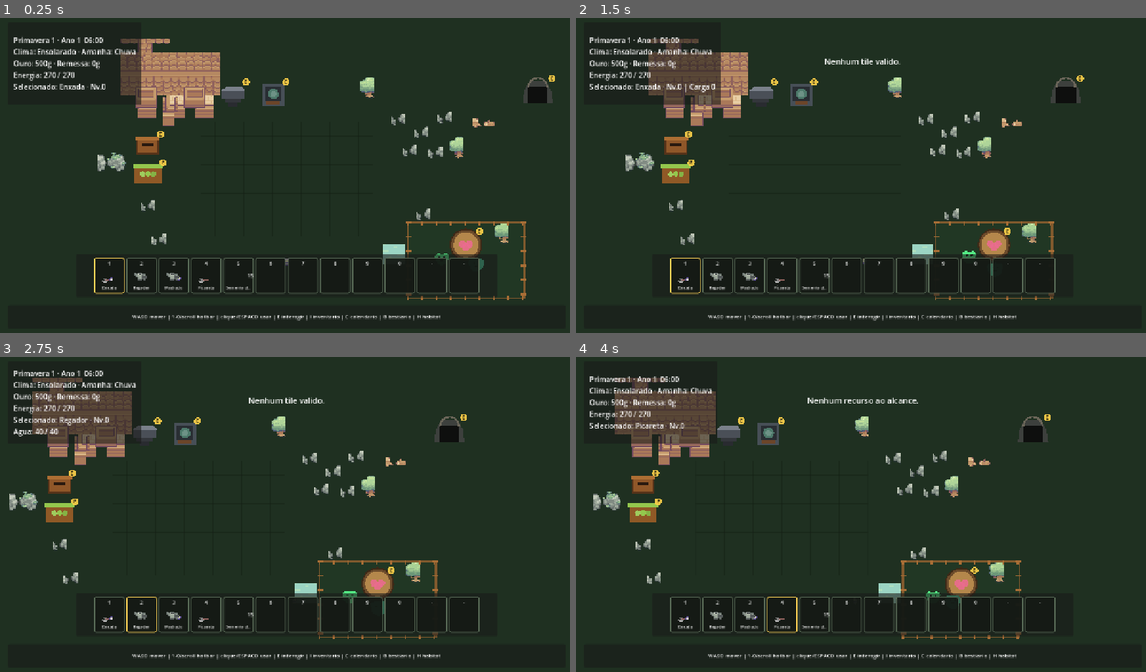
Above: before the commit, frames 1-4 (two rows, left to right).
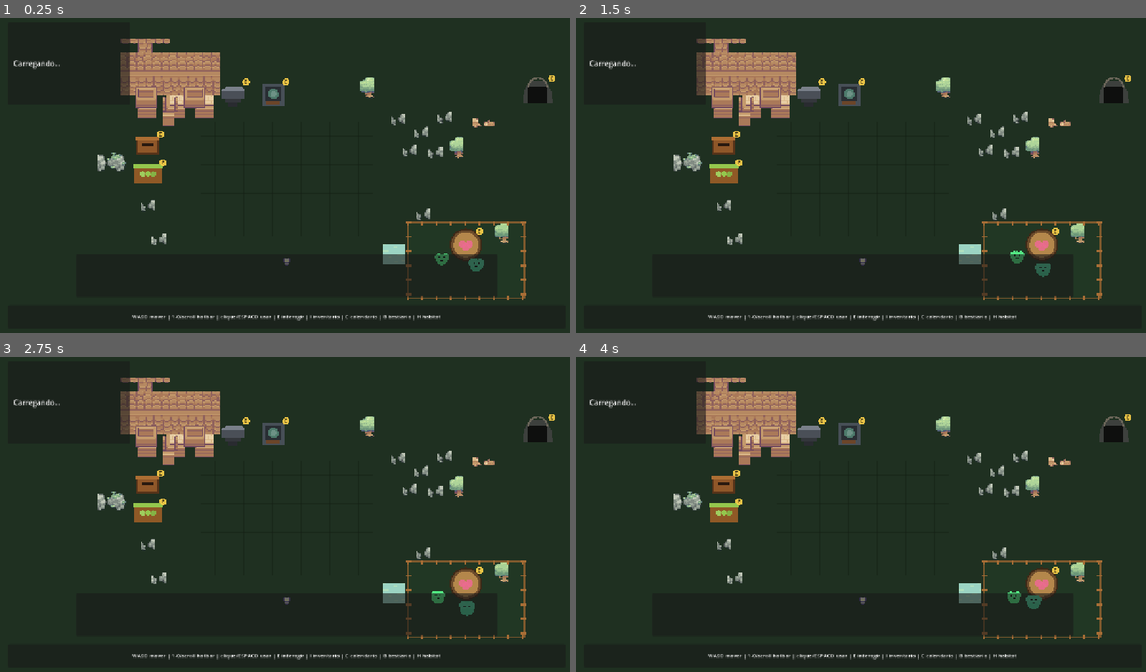
Above: after the commit, the same moments.

Repository: HelioConde/GameSlime
Game: Godot game, scene res://scenes/world/main.tscn
Same seed, same stepped clock (60 frames per second), same inputs: the game is played once before the commit and once after it.
Inputs (mouse positions are in pixels of both pictures, inside the frame that each line leads up to):
- Up to frame 1 (0.25 s): no input
- Up to frame 2 (1.5 s): tap Enter at 0.5 s; move the mouse to (986, 159) at 0.52 s; hold D 0.53-1.25 s; tap E at 0.6 s; click (986, 159) at 0.67 s; tap Space at 0.77 s; drag from (747, 191) to (832, 238) at 1.27 s
- Up to frame 3 (2.75 s): move the mouse to (342, 445) at 2.02 s; hold D from 2.03 s (still down); tap 2 at 2.1 s
- Up to frame 4 (4 s): release D at 2.75 s; drag from (832, 577) to (690, 467) at 2.77 s; move the mouse to (1037, 561) at 3.52 s; hold A from 3.53 s (still down); tap 4 at 3.6 s; tap Space at 3.77 s

The runs differ from the first frame. In frame 1, 2.4% of the frame differs, in the area x 2-85%, y 6-88%; in frame 2, 13%; in frame 3, 14%, in the area x 1-98%, y 4-90%; in frame 4, 14%.
Error after the commit: Parse Error: Preload file "res://resources/items/wild_flower.tres" does not exist. (res://scripts/entities/player/player_controller.gd:8)

Commit message:
feat: register world forage and safe harvest yields

Diff:
--- a/scripts/entities/player/player_controller.gd
+++ b/scripts/entities/player/player_controller.gd
@@ -4,6 +4,12 @@
 const PLAYER_MOVE_TEXTURE: Texture2D = preload("res://assets/sprout_lands/characters/player_premium.png")
 const PLAYER_ACTION_TEXTURE: Texture2D = preload("res://assets/sprout_lands/characters/player_actions.png")
 const FEEDBACK_BURST_SCENE := preload("res://scenes/vfx/world_feedback_burst.tscn")
+const WORLD_FORAGE_DEFINITIONS: Array[ItemDefinition] = [
+	preload("res://resources/items/wild_flower.tres"),
+	preload("res://resources/items/wild_berry.tres"),
+	preload("res://resources/items/wild_mushroom.tres"),
+	preload("res://resources/items/wild_root.tres"),
+]
 
 signal feedback_requested(text: String)
 signal shop_requested(shop: SeedShop)
@@ -435,7 +441,11 @@
 			feedback_requested.emit("Item de colheita nao registrado.")
 			return
 
-		if not inventory.can_add_item(harvest_item, 1):
+		var expected_amount := farm_field.get_harvest_amount(target)
+		if expected_amount <= 0:
+			return
+
+		if not inventory.can_add_item(harvest_item, expected_amount):
 			feedback_requested.emit("Inventario cheio.")
 			return
 
@@ -505,6 +515,9 @@
 		gold_ore_item,
 	]
 
+	for definition in WORLD_FORAGE_DEFINITIONS:
+		definitions.append(definition)
+
 	for definition in definitions:
 		inventory.register_definition(definition)
 
